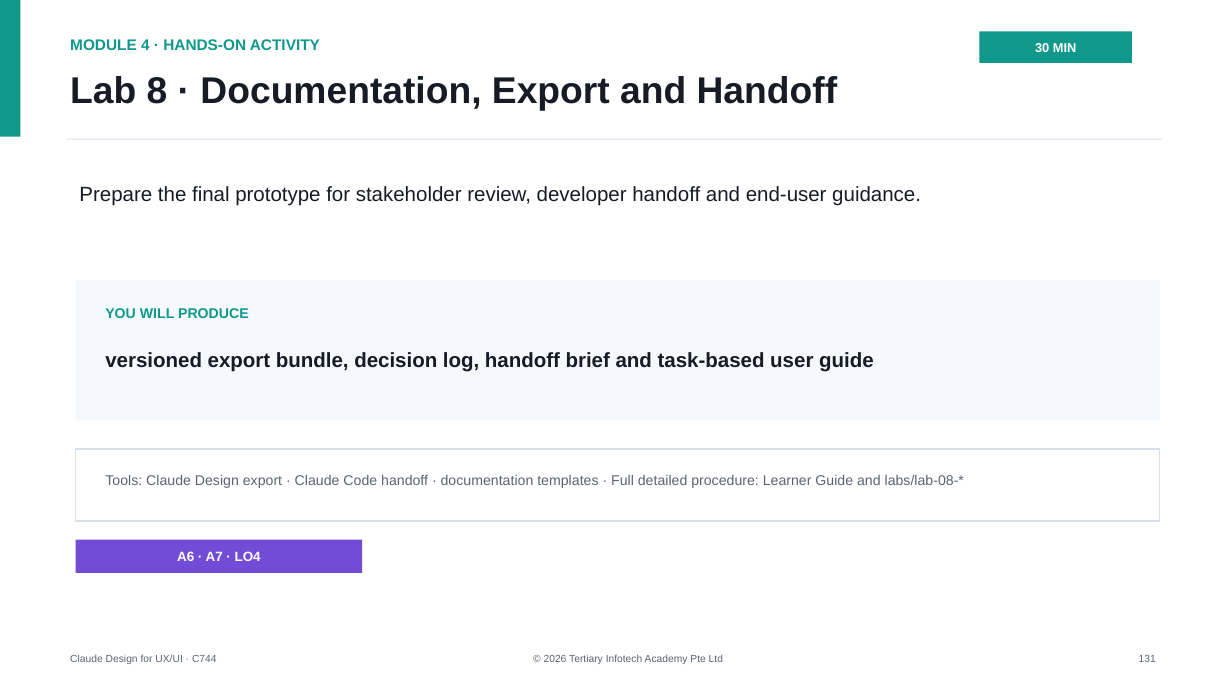
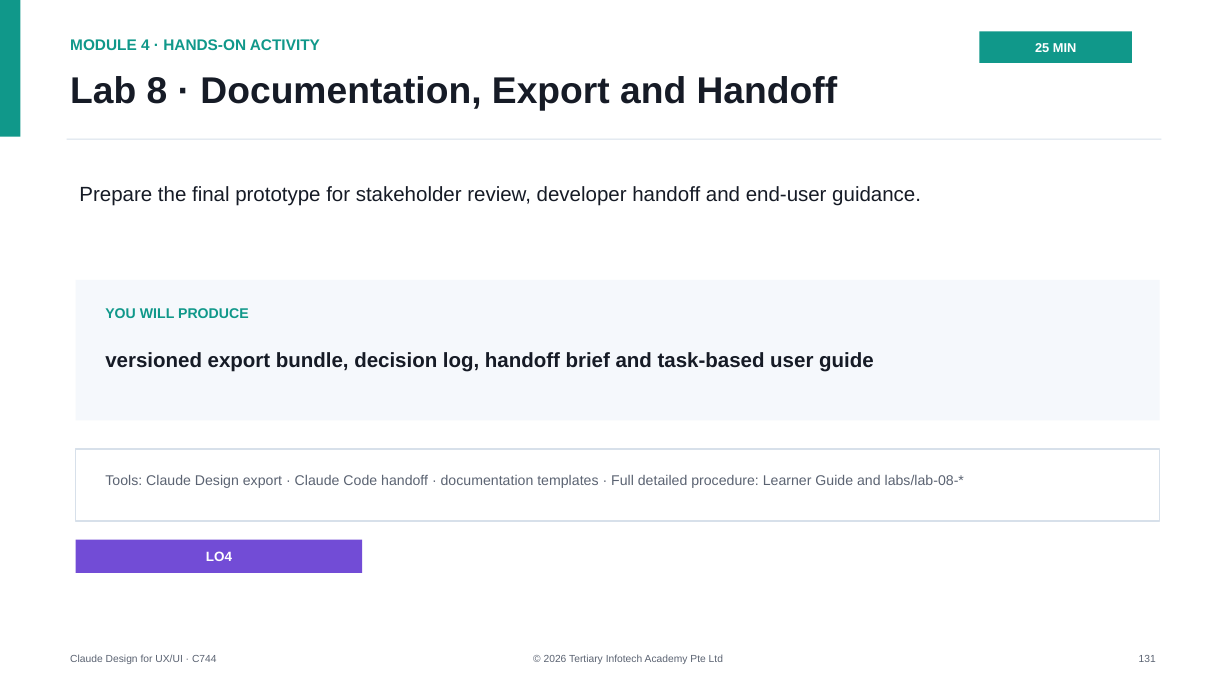
Before and after one commit to tertiarycourses/C744-Claude-Design-for-UX-UI, a slide deck: slide 131 of courseware/Claude Design for UX-UI-v2.0.pptx. Drawn at 1232x693 pixels with LibreOffice and Linux fonts; fonts in the diff are those of the drawing. Boxes give left, top, right and bottom in pixels: in the first picture for what was removed or moved away, otherwise in the second. Text is boxed around its words. In the diff, an @@ line names an element or a change of style, - is before the commit and + after.

```diff
--- a/courseware/Claude Design for UX-UI-v2.0.pptx
+++ b/courseware/Claude Design for UX-UI-v2.0.pptx
@@ text at [1035,42,1076,55]: text changed @@
-30 MIN
+25 MIN
@@ text at [206,551,232,561]: text changed @@
-A6 · A7 · LO4
+LO4
```
Also in this commit, not shown: 12 other slides changed, 14 other files.
